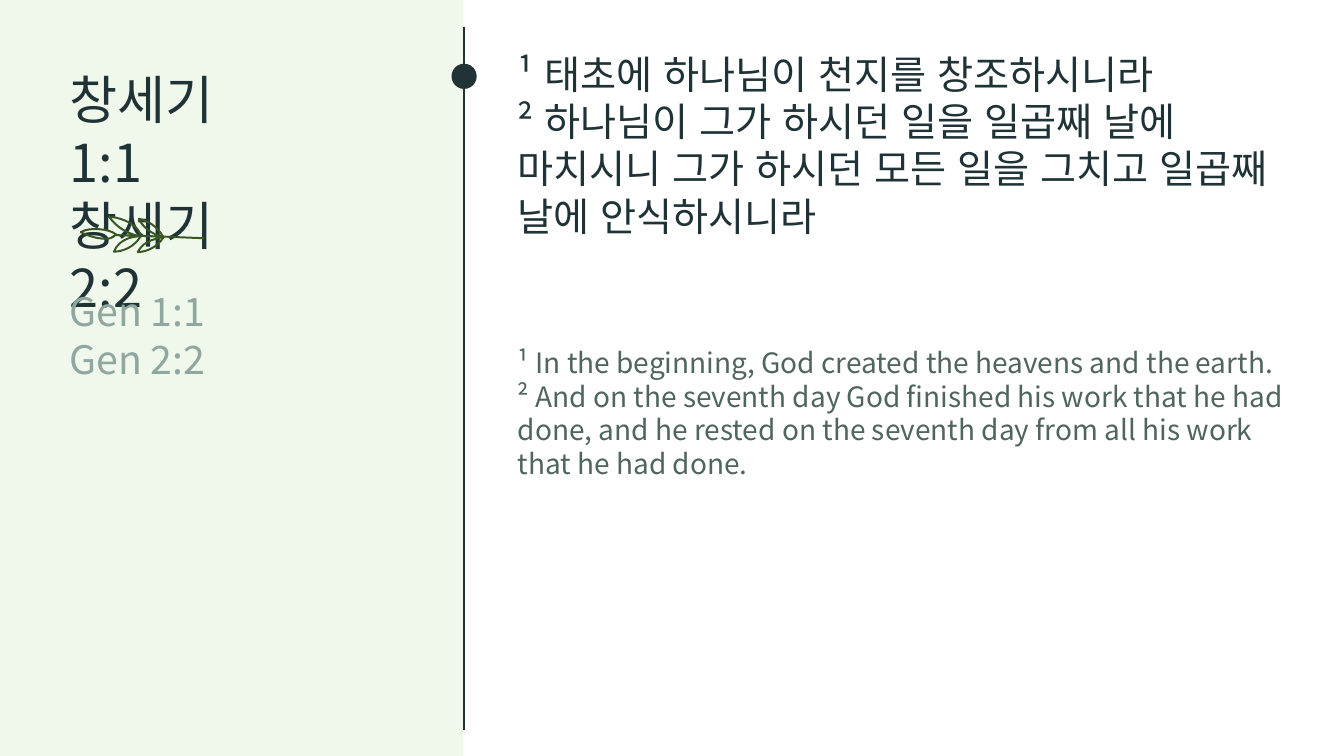
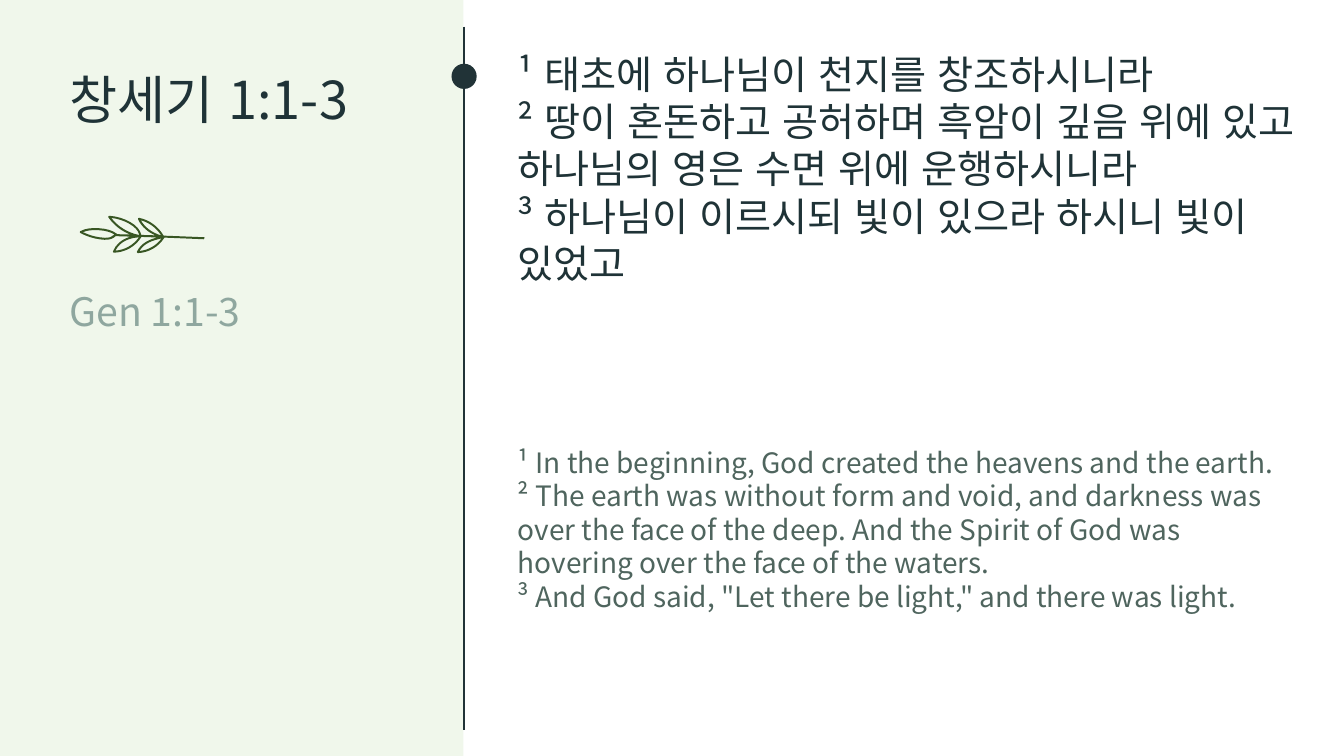
Before and after one commit to mmminq/Bible_Reference_to_PPT, a slide deck: slide 1 of output.pptx. Drawn at 1344x756 pixels with LibreOffice and Linux fonts; fonts in the diff are those of the drawing. Boxes give left, top, right and bottom in pixels: in the first picture for what was removed or moved away, otherwise in the second. Text is boxed around its words. In the diff, an @@ line names an element or a change of style, - is before the commit and + after.

```diff
--- a/output.pptx
+++ b/output.pptx
@@ text at [70,75,348,123]: text changed @@
-창세기
-1:1
-창세기
-2:2
+창세기 1:1-3
@@ text at [518,101,1295,281]: text changed @@
-² 하나님이 그가 하시던 일을 일곱째 날에 마치시니 그가 하시던 모든 일을 그치고 일곱째 날에 안식하시니라
+² 땅이 혼돈하고 공허하며 흑암이 깊음 위에 있고 하나님의 영은 수면 위에 운행하시니라
+³ 하나님이 이르시되 빛이 있으라 하시니 빛이 있었고
@@ text at [70,297,241,327]: text changed @@
-Gen 1:1
-Gen 2:2
+Gen 1:1-3
@@ text "¹ In the beginning, God ...": place and size @@
-text "¹ In the beginning, God ..." at [518,348,1283,475]
+text "¹ In the beginning, God ..." at [518,448,1273,614]
@@ text at [518,478,1261,614]: text changed @@
-² And on the seventh day God finished his work that he had done, and he rested on the seventh day from all his work that he had done.
+² The earth was without form and void, and darkness was over the face of the deep. And the Spirit of God was hovering over the face of the waters.
+³ And God said, "Let there be light," and there was light.
```
Also in this commit, not shown: 3 other files.
